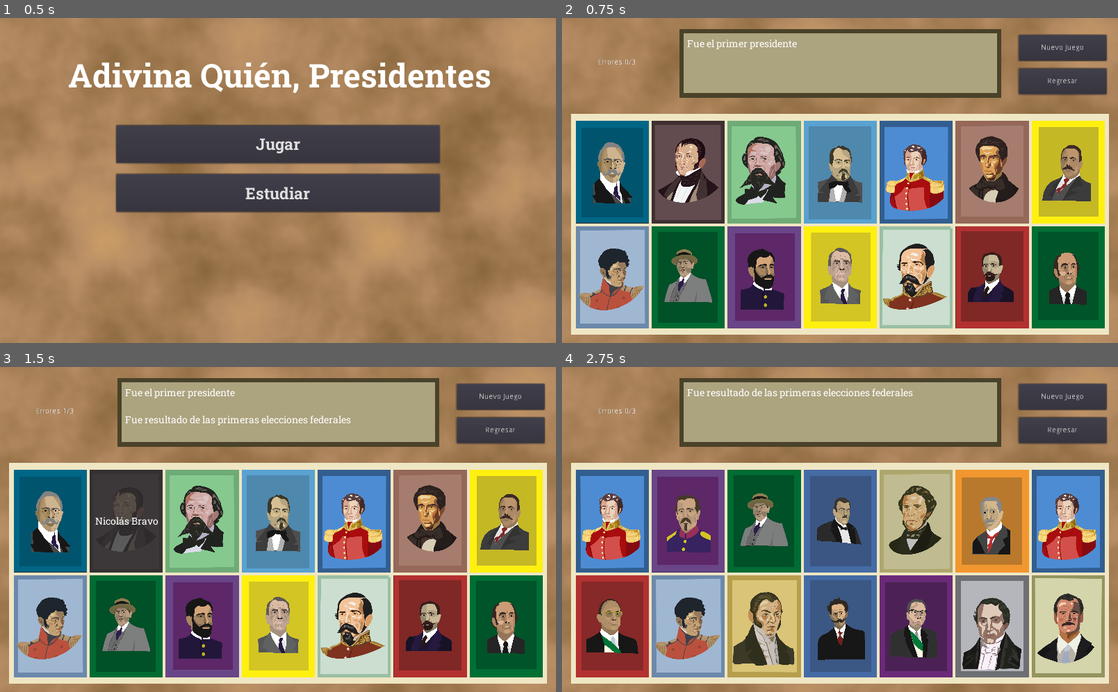
Above: before the commit, frames 1-4 (two rows, left to right).
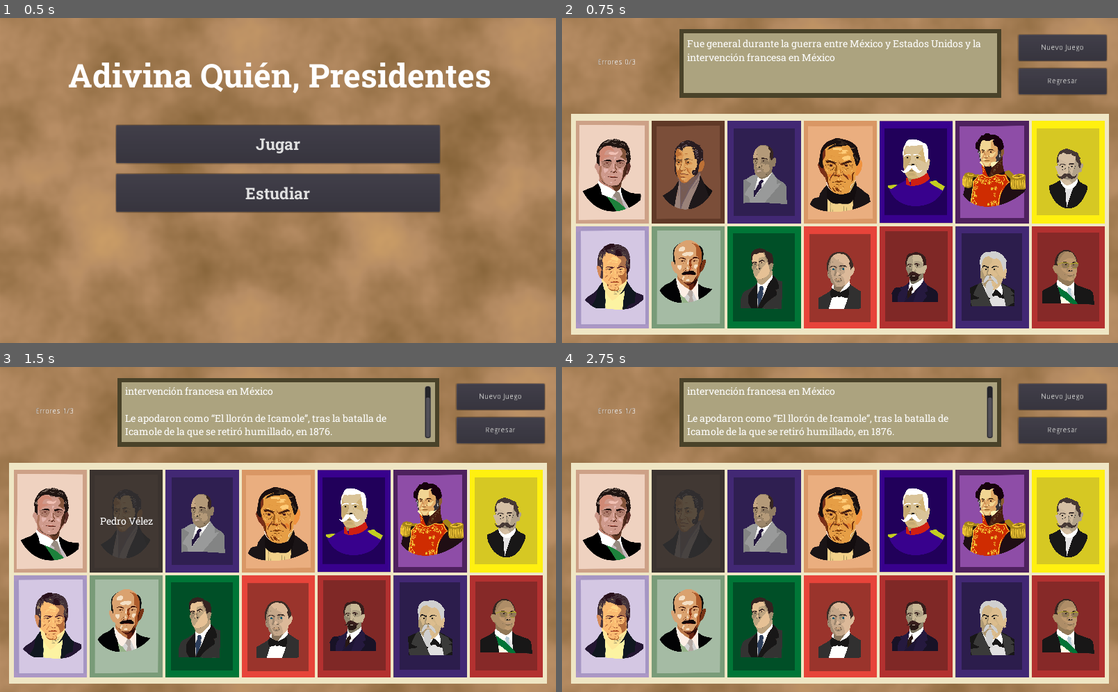
Above: after the commit, the same moments.

Repository: BryanWi/AdivinaQuien
Game: Godot game, scene res://game/menu/MainMenu.tscn
Two runs of this game, one before a commit and one after it. Both use one fixed random seed, a clock stepped at 60 frames per second and the inputs below. The engine's default icon, where the game draws it, is replaced by a stand-in: a white triangle on a blue panel in a dark square. Sound files missing from this copy of the repository are replaced by a short silence.
Inputs (mouse positions are in pixels of both pictures, inside the frame that each line leads up to):
- Up to frame 1 (0.5 s): no input
- Up to frame 2 (0.75 s): click "Jugar" at 0.5 s
- Up to frame 3 (1.5 s): click (127, 519) at 1.27 s
- Up to frame 4 (2.75 s): click (917, 519) at 2.02 s

Frame 1 is identical in both runs. In frame 2, 53% of the frame differs, in the area x 2-98%, y 6-96%; in frame 3, 52%; in frame 4, 57%, in the area x 2-98%, y 5-96%.

Commit message:
cambio de formato ogg a wav audios restantes

Diff:
--- a/game/Game.gd
+++ b/game/Game.gd
@@ -45,9 +45,9 @@
 	var keys = doc.keys() #Tomamos las llaves del diccionario con los presidentes
 	var rand_index = fmod(randi() , keys.size()) #índice aleatorio para seleccionar el presidente de la lista de llaves
 
-	#presi = keys.pop_at(rand_index) # Se selecciona al prsidente
-	var b = ["Pedro Vélez", "Anastasio Bustamante", "Melchor Múzquiz","Guadalupe Victoria"]
-	presi = b[3]
+	presi = keys.pop_at(rand_index) # Se selecciona al prsidente
+#	var b = ["Pedro Vélez", "Anastasio Bustamante", "Melchor Múzquiz","Guadalupe Victoria"]
+#	presi = b[3]
 
 	var opciones = [presi] # Se agrega el presidente elegido a las opciones que habrá en esta partida
 	pistas = [] + doc[presi]["pistas"] # Se guardan las pistas del presidente elegido
@@ -127,7 +127,7 @@
 
 
 func _on_win_fx_finished():
-	new_game()
+	#new_game()
 	$WinScreen.visible = false
 
 func read_json_file(filename):
--- a/game/Game.tscn
+++ b/game/Game.tscn
@@ -127,7 +127,7 @@
 
 [node name="musica_fx" type="AudioStreamPlayer" parent="Sonidos"]
 stream = ExtResource( 5 )
-volume_db = -15.157
+volume_db = -19.84
 autoplay = true
 mix_target = 1
 
--- a/game/assets/archivo_info.json
+++ b/game/assets/archivo_info.json
@@ -229,9 +229,9 @@
 			"Durante su gubernatura, dudó que James K. Polk lanzara una guerra con motivo de la anexión de Texas, por lo que Salas lo depuso de su mando."
 		],
 		"sonido" : [
-		"MPA1.ogg",
-		"MPA2.ogg",
-		"MPA3.ogg"]
+		"MPA1.wav",
+		"MPA2.wav",
+		"MPA3.wav"]
 	},
 	{
 		"nombre" : "José Mariano Salas",
@@ -242,9 +242,9 @@
 			"Asumió el poder durante la época de la guerra de Reforma debido a que no había nadie para tomarlo formalmente."
 		],
 		"sonido" : [
-		"JMS1.ogg",
-		"JMS2.ogg",
-		"JMS3.ogg"]
+		"JMS1.wav",
+		"JMS2.wav",
+		"JMS3.wav"]
 	},
 	{
 		"nombre" : "Pedro María Anaya",
@@ -255,9 +255,9 @@
 			"Fue tomado como prisionero por la invasión norteamericana el 20 de agosto de 1847 debido a la absoluta falta de municiones."
 		],
 		"sonido" : [
-		"PMA1.ogg",
-		"PMA2.ogg",
-		"PMA3.ogg"]
+		"PMA1.wav",
+		"PMA2.wav",
+		"PMA3.wav"]
 	},
 	{
 		"nombre" : "Manuel de la Peña y Peña",
@@ -268,9 +268,9 @@
 			"Fue nombrado consejero de Estado durante el gobierno de Iturbide y le concedieron la cruz de la Orden de Guadalupe."
 		],
 		"sonido" : [
-		"MdlPP1.ogg",
-		"MdlPP2.ogg",
-		"MdlPP3.ogg"]
+		"MdlPP1.wav",
+		"MdlPP2.wav",
+		"MdlPP3.wav"]
 	},
 	{
 		"nombre" : "Mariano Arista",
@@ -281,9 +281,9 @@
 			"Renunció a la presidencia el 6 de enero de 1853 debido a la inestabilidad política y se exilió voluntariamente a Europa."
 		],
 		"sonido" : [
-		"MA1.ogg",
-		"MA2.ogg",
-		"MA3.ogg"]
+		"MA1.wav",
+		"MA2.wav",
+		"MA3.wav"]
 	},
 	{
 		"nombre" : "Juan Bautista Ceballos",
@@ -294,9 +294,9 @@
 			"Se negó a firmar el Plan del Hospicio y entregó la presidencia a Manuel María Lombrdini el 20 de abril de 1853"
 		],
 		"sonido" : [
-		"JBC1.ogg",
-		"JBC2.ogg",
-		"JBC3.ogg"]
+		"JBC1.wav",
+		"JBC2.wav",
+		"JBC3.wav"]
 	},
 	{
 		"nombre" : "Manuel María Lombardini",
@@ -307,9 +307,9 @@
 			"Antes de entregar el poder, emitió un decreto donde designó a Santa Anna como capitán general de mar y tierra, con facultades omnímodas."
 		],
 		"sonido" : [
-		"MML1.ogg",
-		"MML2.ogg",
-		"MML3.ogg"]
+		"MML1.wav",
+		"MML2.wav",
+		"MML3.wav"]
 	},
 	{
 		"nombre" : "Martín Carrera",
@@ -320,9 +320,9 @@
 			"Ambos conservadores y liberales negaban el diálogo y lo desconocieron como presidente, por lo que renunció a su cargo el 12 de septiembre de 1855"
 		],
 		"sonido" : [
-		"MC1.ogg",
-		"MC2.ogg",
-		"MC3.ogg"]
+		"MC1.wav",
+		"MC2.wav",
+		"MC3.wav"]
 	},
 	{
 	"nombre" : "Rómulo Díaz de la Vega",
@@ -333,9 +333,9 @@
 			"Al triunfo de Juárez, fue sentenciado a dos años de prisión en Puebla."
 		],
 		"sonido" : [
-		"RDdlV1.ogg",
-		"RDdlV2.ogg",
-		"RDdlV3.ogg"]
+		"RDdlV1.wav",
+		"RDdlV2.wav",
+		"RDdlV3.wav"]
 	},
 	{
 		"nombre" : "Juan Álvarez Benítez",
@@ -346,9 +346,9 @@
 			"Fue elegido presidente en 1855 pero no pudo mantener el cargo por problemas de salud por lo que lo abandonó el mismo año."
 		],
 		"sonido" : [
-		"JAB1.ogg",
-		"JAB2.ogg",
-		"JAB3.ogg"]
+		"JAB1.wav",
+		"JAB2.wav",
+		"JAB3.wav"]
 	},
 	{
 		"nombre" : "Ignacio Comonfort",
@@ -359,9 +359,9 @@
 			"Al momento de ser elegido como presidente de la República por medio de elecciones, Benito Juárez era el presidente de la Suprema Corte de Justicia."
 		],
 		"sonido" : [
-		"IC1.ogg",
-		"IC2.ogg",
-		"IC3.ogg"]
+		"IC1.wav",
+		"IC2.wav",
+		"IC3.wav"]
 	},
 	{
 		"nombre" : "Benito Juarez",
@@ -373,10 +373,10 @@
 			"El respeto al derecho ajeno es la paz"
 		],
 		"sonido" : [
-		"BJ1.ogg",
-		"BJ2.ogg",
-		"BJ3.ogg",
-		"BJ4.ogg"]
+		"BJ1.wav",
+		"BJ2.wav",
+		"BJ3.wav",
+		"BJ4.wav"]
 	},
 	{
 		"nombre" : "Félix Zuloaga",
@@ -389,11 +389,11 @@
 			"Dirigió las obras de fortificación de la ciudad de Monterrey"
 		],
 		"sonido" : [
-		"FZ1.ogg",
-		"FZ2.ogg",
-		"FZ3.ogg",
-		"FZ4.ogg",
-		"FZ5.ogg"]
+		"FZ1.wav",
+		"FZ2.wav",
+		"FZ3.wav",
+		"FZ4.wav",
+		"FZ5.wav"]
 	},
 	{
 		"nombre" : "Miguel Gregorio de la Luz Atenógenes Miramón y Tarelo",
@@ -407,12 +407,12 @@
 			"Comenzó su mandato a los veintisiete años, convirtiéndose en el presidente más joven que ha tenido México."
 		],
 		"sonido" : [
-		"MGdlLAMT1.ogg",
-		"MGdlLAMT2.ogg",
-		"MGdlLAMT3.ogg",
-		"MGdlLAMT4.ogg",
-		"MGdlLAMT5.ogg",
-		"MGdlLAMT6.ogg"]
+		"MGdlLAMT1.wav",
+		"MGdlLAMT2.wav",
+		"MGdlLAMT3.wav",
+		"MGdlLAMT4.wav",
+		"MGdlLAMT5.wav",
+		"MGdlLAMT6.wav"]
 	},
 	{
 		"nombre" : "Jose Maria Iglesias",
@@ -424,10 +424,10 @@
 			"Durante su estancia al frente del país, redactó el Plan de Salamanca"
 		],
 		"sonido" : [
-		"JMI1.ogg",
-		"JMI2.ogg",
-		"JMI3.ogg",
-		"JMI4.ogg"]
+		"JMI1.wav",
+		"JMI2.wav",
+		"JMI3.wav",
+		"JMI4.wav"]
 	},
 	{
 		"nombre" : "Juan N. Mendez",
@@ -439,10 +439,10 @@
 			"Gobernador del Estado de Puebla (1880) y Presidente de la Suprema Corte de Justicia Militar (1884)"
 		],
 		"sonido" : [
-		"JNM1.ogg",
-		"JNM2.ogg",
-		"JNM3.ogg",
-		"JNM4.ogg"]
+		"JNM1.wav",
+		"JNM2.wav",
+		"JNM3.wav",
+		"JNM4.wav"]
 	},
 	{
 		"nombre" : "Porfirio Díaz",
@@ -455,11 +455,11 @@
 			"Durante su mandato la economía de México se estabilizó y el país experimentó un desarrollo económico sin precedentes"
 		],
 		"sonido" : [
-		"PD1.ogg",
-		"PD2.ogg",
-		"PD3.ogg",
-		"PD4.ogg",
-		"PD5.ogg"]
+		"PD1.wav",
+		"PD2.wav",
+		"PD3.wav",
+		"PD4.wav",
+		"PD5.wav"]
 	},
 	{
 		"nombre" : "Manuel González",
@@ -470,9 +470,9 @@
 			"Ocupó los cargos de Gobernador de Guanajuato y Michoacán y Secretario de Guerra y Marina"
 		],
 		"sonido" : [
-		"MG1.ogg",
-		"MG2.ogg",
-		"MG3.ogg"]
+		"MG1.wav",
+		"MG2.wav",
+		"MG3.wav"]
 	},
 	{
 		"nombre" : "Francisco de León de la Barra",
@@ -484,10 +484,10 @@
 			"Considerado como el presidente blanco, por su educación, cultura, espíritu viajero y ser católico"
 		],
 		"sonido" : [
-		"FLdlB1.ogg",
-		"FLdlB2.ogg",
-		"FLdlB3.ogg",
-		"FLdlB4.ogg"]
+		"FLdlB1.wav",
+		"FLdlB2.wav",
+		"FLdlB3.wav",
+		"FLdlB4.wav"]
 	},
 	{
 		"nombre" : "Francisco I. Madero",
@@ -501,12 +501,12 @@
 			"Conocido por su frase: Un buen gobierno solamente puede existir cuando hay buenos ciudadanos"
 		],
 		"sonido" : [
-		"FIM1.ogg",
-		"FIM2.ogg",
-		"FIM3.ogg",
-		"FIM4.ogg",
-		"FIM5.ogg",
-		"FIM6.ogg"]
+		"FIM1.wav",
+		"FIM2.wav",
+		"FIM3.wav",
+		"FIM4.wav",
+		"FIM5.wav",
+		"FIM6.wav"]
 	},
 	{
 		"nombre" : "Pedro Lascuarin Paredes",
@@ -518,10 +518,10 @@
 			"se le conoció como el presidente fugaz, estuvo en el poder sólamente 45 minutos"
 		],
 		"sonido" : [
-		"PLP1.ogg",
-		"PLP2.ogg",
-		"PLP3.ogg",
-		"PLP4.ogg"]
+		"PLP1.wav",
+		"PLP2.wav",
+		"PLP3.wav",
+		"PLP4.wav"]
 	},
 	{
 		"nombre" : "Manuel Robles Pezuela",
@@ -534,11 +534,11 @@
 			"Arrestado por desobedecer las órdenes de Benito Juárez al buscar alianzas con invasores franceses"
 		],
 		"sonido" : [
-		"MRP1.ogg",
-		"MRP2.ogg",
-		"MRP3.ogg",
-		"MRP4.ogg",
-		"MRP5.ogg"]
+		"MRP1.wav",
+		"MRP2.wav",
+		"MRP3.wav",
+		"MRP4.wav",
+		"MRP5.wav"]
 	},
 	{
 		"nombre" : "Fernando Maximiliano de Hasburgo",
@@ -551,11 +551,11 @@
 			"Conservó algunas de las Leyes de Reforma, como la desamortización de los bienes eclesiásticos."
 		],
 		"sonido" : [
-		"FMH1.ogg",
-		"FMH2.ogg",
-		"FMH3.ogg",
-		"FMH4.ogg",
-		"FMH5.ogg"]
+		"FMH1.wav",
+		"FMH2.wav",
+		"FMH3.wav",
+		"FMH4.wav",
+		"FMH5.wav"]
 	},
 	{
 		"nombre" : "Sebastian Lerdo de Tejada",
@@ -566,9 +566,9 @@
 			"Durante su mandato se inauguró el ferrocarril de México a Veracruz y se produjo la escisión del Partido Liberal"
 		],
 		"sonido" : [
-		"SLT1.ogg",
-		"SLT2.ogg",
-		"SLT3.ogg"]
+		"SLT1.wav",
+		"SLT2.wav",
+		"SLT3.wav"]
 	},
 	{
 		"nombre" : "Victoriano Huerta Ortega",
@@ -579,9 +579,9 @@
 			"Para llegar al poder, organizó un golpe de estado al presidente Francisco I. Madero que fue conocido como la decena trágica."
 		],
 		"sonido" : [
-		"VHO1.ogg",
-		"VHO2.ogg",
-		"VHO3.ogg"]
+		"VHO1.wav",
+		"VHO2.wav",
+		"VHO3.wav"]
 	},
 	{
 		"nombre" : "Francisco S. Carvajal",
@@ -593,10 +593,10 @@
 			"Negoció con Venustiano Carranza el respeto a la democracia y la legalidad para la transferencia del mando presidencial en paz"
 		],
 		"sonido" : [
-		"FSC1.ogg",
-		"FSC2.ogg",
-		"FSC3.ogg",
-		"FSC4.ogg"]
+		"FSC1.wav",
+		"FSC2.wav",
+		"FSC3.wav",
+		"FSC4.wav"]
 	},
 	{
 		"nombre" : "Eulalio Gutiérrez",
@@ -608,10 +608,10 @@
 			"Huyó de la capital de la República el 16 de enero de 1915 e intentó trasladar el Gobierno a San Luis Potosí."
 		],
 		"sonido" : [
-		"EG1.ogg",
-		"EG2.ogg",
-		"EG3.ogg",
-		"EG4.ogg"]
+		"EG1.wav",
+		"EG2.wav",
+		"EG3.wav",
+		"EG4.wav"]
 	},
 	{
 		"nombre" : "Roque González Garza",
@@ -622,9 +622,9 @@
 			"Después de la caída del presidente Eulalio Gutiérrez, ocupó la presidencia de la República del 16 de enero al 11 de junio de 1915."
 		],
 		"sonido" : [
-		"RGG1.ogg",
-		"RGG2.ogg",
-		"RGG3.ogg"]
+		"RGG1.wav",
+		"RGG2.wav",
+		"RGG3.wav"]
 	},
 	{
 		"nombre" : "Francisco Lagos Chazaro",
@@ -637,11 +637,11 @@
 			"En enero de 1916 se dirigía al norte para unirse a Francisco Villa, cuando la Convención se disolvió y mejor se dirigió a Manzanillo para embarcarse rumbo a Centroamérica donde estableció su residencia en Costa Rica, Honduras y Nicaragua."
 		],
 		"sonido" : [
-		"FLC1.ogg",
-		"FLC2.ogg",
-		"FLC3.ogg",
-		"FLC4.ogg",
-		"FLC5.ogg"]
+		"FLC1.wav",
+		"FLC2.wav",
+		"FLC3.wav",
+		"FLC4.wav",
+		"FLC5.wav"]
 	},
 	{
 		"nombre" : "Venustiano Carranza",
@@ -653,10 +653,10 @@
 			"Finalizó su cargo el 30 de noviembre de 1920."
 		],
 		"sonido" : [
-		"VCar1.ogg",
-		"VCar2.ogg",
-		"VCar3.ogg",
-		"VCar4.ogg"]
+		"VCar1.wav",
+		"VCar2.wav",
+		"VCar3.wav",
+		"VCar4.wav"]
 	},
 	{
 		"nombre" : "Adolfo de la Huerta",
@@ -667,9 +667,9 @@
 			"Villa le comunicó su decisión de rendirse; después de los tratados de Sabinas, que pusieron fin al levantamiento villista."
 		],
 		"sonido" : [
-		"AdlH1.ogg",
-		"AdlH2.ogg",
-		"AdlH3.ogg"]
+		"AdlH1.wav",
+		"AdlH2.wav",
+		"AdlH3.wav"]
 	},
 	{
 		"nombre" : "Álvaro Obregón",
@@ -680,9 +680,9 @@
 			"Después de la derrota de las tropas carrancistas, en septiembre de 1920 se celebraron las elecciones y obtuvo una rotunda victoria, que le permitió asumir la presidencia para el período de 1920 a 1924. "
 		],
 		"sonido" : [
-		"AO1.ogg",
-		"AO2.ogg",
-		"AO3.ogg"]
+		"AO1.wav",
+		"AO2.wav",
+		"AO3.wav"]
 	},
 	{
 		"nombre" : "Plutarco Elias Calles",
@@ -698,14 +698,14 @@
 			"La elección para su sucesor se caracterizó por la violencia."
 		],
 		"sonido" : [
-		"PEC1.ogg",
-		"PEC2.ogg",
-		"PEC3.ogg",
-		"PEC4.ogg",
-		"PEC5.ogg",
-		"PEC6.ogg",
-		"PEC7.ogg",
-		"PEC8.ogg"]
+		"PEC1.wav",
+		"PEC2.wav",
+		"PEC3.wav",
+		"PEC4.wav",
+		"PEC5.wav",
+		"PEC6.wav",
+		"PEC7.wav",
+		"PEC8.wav"]
 	},
 	{
 		"nombre" : "Emilio Portes Gil",
@@ -717,10 +717,10 @@
 			"Fortaleció las organizaciones campesinas."
 		],
 		"sonido" : [
-		"EPG1.ogg",
-		"EPG2.ogg",
-		"EPG3.ogg",
-		"EPG4.ogg"]
+		"EPG1.wav",
+		"EPG2.wav",
+		"EPG3.wav",
+		"EPG4.wav"]
 	},
 	{
 		"nombre" : "Pascual Ortiz Rubio",
@@ -732,10 +732,10 @@
 			"Durante su gobierno se fundó la Comisión Nacional de Turismo; se promulgó la Ley Federal del Trabajo, y México ingresó a la liga de las Naciones."
 		],
 		"sonido" : [
-		"POR1.ogg",
-		"POR2.ogg",
-		"POR3.ogg",
-		"POR4.ogg"]
+		"POR1.wav",
+		"POR2.wav",
+		"POR3.wav",
+		"POR4.wav"]
 	},
 	{
 		"nombre" : "Abelardo L. Rodríguez",
@@ -750,13 +750,13 @@
 			"Inauguró el Palacio de Bellas Artes."
 		],
 		"sonido" : [
-		"ALR1.ogg",
-		"ALR2.ogg",
-		"ALR3.ogg",
-		"ALR4.ogg",
-		"ALR5.ogg",
-		"ALR6.ogg",
-		"ALR7.ogg"]
+		"ALR1.wav",
+		"ALR2.wav",
+		"ALR3.wav",
+		"ALR4.wav",
+		"ALR5.wav",
+		"ALR6.wav",
+		"ALR7.wav"]
 	},
 	{
 		"nombre" : "Lázaro Cárdenas",
@@ -772,14 +772,14 @@
 			"Nacionalizó las propiedades de las compañías petroleras extranjeras."
 		],
 		"sonido" : [
-		"LC1.ogg",
-		"LC2.ogg",
-		"LC3.ogg",
-		"LC4.ogg",
-		"LC5.ogg",
-		"LC6.ogg",
-		"LC7.ogg",
-		"LC8.ogg"]
+		"LC1.wav",
+		"LC2.wav",
+		"LC3.wav",
+		"LC4.wav",
+		"LC5.wav",
+		"LC6.wav",
+		"LC7.wav",
+		"LC8.wav"]
 	},
 	{
 		"nombre" : "Manuel Ávila Camacho",
@@ -790,9 +790,9 @@
 			"Envió al Escuadrón 201 como apoyo a las fuerzas Aliadas durante la 2.ª Guerra Mundial."
 		],
 		"sonido" : [
-		"MAC1.ogg",
-		"MAC2.ogg",
-		"MAC3.ogg"]
+		"MAC1.wav",
+		"MAC2.wav",
+		"MAC3.wav"]
 	},
 	{
 		"nombre" : "Miguel Alemán Valdés",
@@ -803,9 +803,9 @@
 			"Anunció la separación de Baja California y Baja California Sur"
 		],
 		"sonido" : [
-		"MAV1.ogg",
-		"MAV2.ogg",
-		"MAV3.ogg"]
+		"MAV1.wav",
+		"MAV2.wav",
+		"MAV3.wav"]
 	},
 	{
 		"nombre" : "Adolfo Ruíz Cortines",
@@ -816,9 +816,9 @@
 			"Impulsó la Campaña Nacional para la Erradicación del Paludismo"
 		],
 		"sonido" : [
-		"ARC1.ogg",
-		"ARC2.ogg",
-		"ARC3.ogg"]
+		"ARC1.wav",
+		"ARC2.wav",
+		"ARC3.wav"]
 	},
 	{
 		"nombre" : "Adolfo López Mateos",
@@ -829,9 +829,9 @@
 			"Estableció la Comisión Nacional de Libros de Texto Gratuitos."
 		],
 		"sonido" : [
-		"ALM1.ogg",
-		"ALM2.ogg",
-		"ALM3.ogg"]
+		"ALM1.wav",
+		"ALM2.wav",
+		"ALM3.wav"]
 	},
 	{
 		"nombre" : "Gustavo Díaz Ordaz",
@@ -842,9 +842,9 @@
 			"Durante su gobierno se organizó en el país la Olimpiada de 1968"
 		],
 		"sonido" : [
-		"GDO1.ogg",
-		"GD02.ogg",
-		"GD03.ogg"]
+		"GDO1.wav",
+		"GD02.wav",
+		"GD03.wav"]
 	},
 	{
 		"nombre" : "Luis Echeverría Álvarez",
@@ -855,9 +855,9 @@
 			"Una ola de inseguridad durante su gobierno provocó secuestros y asesinatos, entre ellos el empresario neoleonés Don Eugenio Garza Sada."
 		],
 		"sonido" : [
-		"LEA1.ogg",
-		"LEA2.ogg",
-		"LEA3.ogg"]
+		"LEA1.wav",
+		"LEA2.wav",
+		"LEA3.wav"]
 	},
 	{
 		"nombre" : "José López Portillo",
@@ -868,9 +868,9 @@
 			"El país pasó la peor crisis económica desde la época revolucionaria."
 		],
 		"sonido" : [
-		"JLP1.ogg",
-		"JLP2.ogg",
-		"JLP3.ogg"]
+		"JLP1.wav",
+		"JLP2.wav",
+		"JLP3.wav"]
 	},
 	{
 		"nombre" : "Miguel de la Madrid Hurtado",
@@ -881,9 +881,9 @@
 			"La moneda mexicana perdió gran parte de su valor con respecto al dólar americano."
 		],
 		"sonido" : [
-		"MdlMH1.ogg",
-		"MdlMH2.ogg",
-		"MdlMH3.ogg"]
+		"MdlMH1.wav",
+		"MdlMH2.wav",
+		"MdlMH3.wav"]
 	},
 	{
 		"nombre" : "Carlos Salinas de Gortari",
@@ -894,9 +894,9 @@
 			"El gobierno vendió Teléfonos de México (TELMEX) pasando a ser de carácter privado."
 		],
 		"sonido" : [
-		"CSG1.ogg",
-		"CSG2.ogg",
-		"CSG3.ogg"]
+		"CSG1.wav",
+		"CSG2.wav",
+		"CSG3.wav"]
 	},
 	{
 		"nombre" : "Ernesto Zedillo Ponce de León",
@@ -907,9 +907,9 @@
 			"Loz Zapatistas, grupo armado ubicado en Chiapas, comienzan a desequilibrar la paz nacional."
 		],
 		"sonido" : [
-		"EZPDL1.ogg",
-		"EZPDL2.ogg",
-		"EZPDL3.ogg"]
+		"EZPDL1.wav",
+		"EZPDL2.wav",
+		"EZPDL3.wav"]
 	},
 	{
 		"nombre" : "Vicente Fox Quezada",
@@ -920,9 +920,9 @@
 			"Sus intentos por crear una reforma migratoria con Estados Unidos fueron frenados por los ataques del 11 de septiembre en aquel país."
 		],
 		"sonido" : [
-		"VFQ1.ogg",
-		"VFQ2.ogg",
-		"VFQ3.ogg"]
+		"VFQ1.wav",
+		"VFQ2.wav",
+		"VFQ3.wav"]
 	},
 	{
 		"nombre" : "Felipe Calderón Hinojosa",
@@ -933,9 +933,9 @@
 			"Su gobierno suprimió las Secretarías de Turismo, Reforma agraria y de la Función Pública."
 		],
 		"sonido" : [
-		"FCH1.ogg",
-		"FCH2.ogg",
-		"FCH3.ogg"]
+		"FCH1.wav",
+		"FCH2.wav",
+		"FCH3.wav"]
 	},
 	{
 		"nombre" : "Enrique Peña Nieto",
@@ -946,9 +946,9 @@
 			"Durante su gobierno, Joaquín “El Chapo” Guzmán escapa de prisión a través de un túnel."
 		],
 		"sonido" : [
-		"EPN1.ogg",
-		"EPN2.ogg",
-		"EPN3.ogg"]
+		"EPN1.wav",
+		"EPN2.wav",
+		"EPN3.wav"]
 	},
 	{
 		"nombre" : "Andrés Manuel López Obrador",
@@ -960,9 +960,9 @@
 			"Su gobierno presenció la pandemia COVID-19"
 		],
 		"sonido" : [
-		"AMLO1.ogg",
-		"AMLO2.ogg",
-		"AMLO3.ogg",
-		"AMLO4.ogg"]
+		"AMLO1.wav",
+		"AMLO2.wav",
+		"AMLO3.wav",
+		"AMLO4.wav"]
 	}
 ]
Not shown, added: assets/audios/ALM1.wav.import
Not shown, added: assets/audios/ALM2.wav.import
Not shown, added: assets/audios/ALM3.wav.import
Not shown, added: assets/audios/ALR1.wav.import
Not shown, added: assets/audios/ALR2.wav.import
Not shown, added: assets/audios/ALR3.wav.import
Not shown, added: assets/audios/ALR4.wav.import
Not shown, added: assets/audios/ALR5.wav.import
Not shown, added: assets/audios/ALR6.wav.import
Not shown, added: assets/audios/ALR7.wav.import
Not shown, added: assets/audios/AMLO1.wav.import
Not shown, added: assets/audios/AMLO2.wav.import
(and 382 more such lines)
